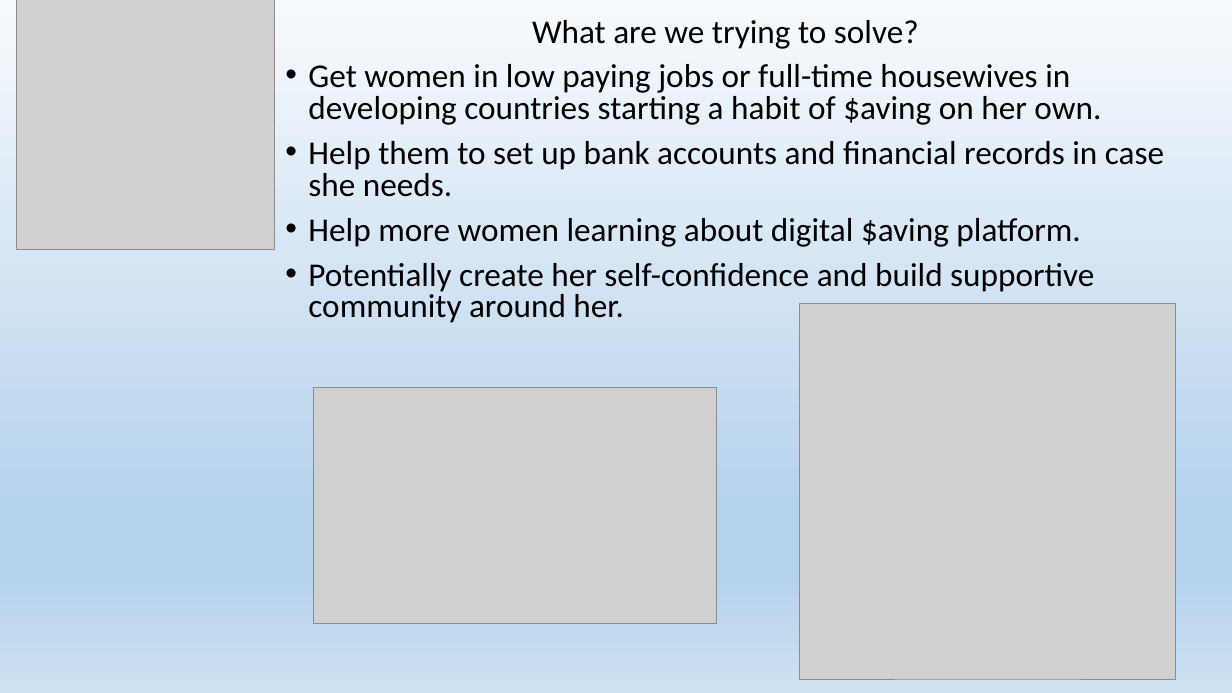
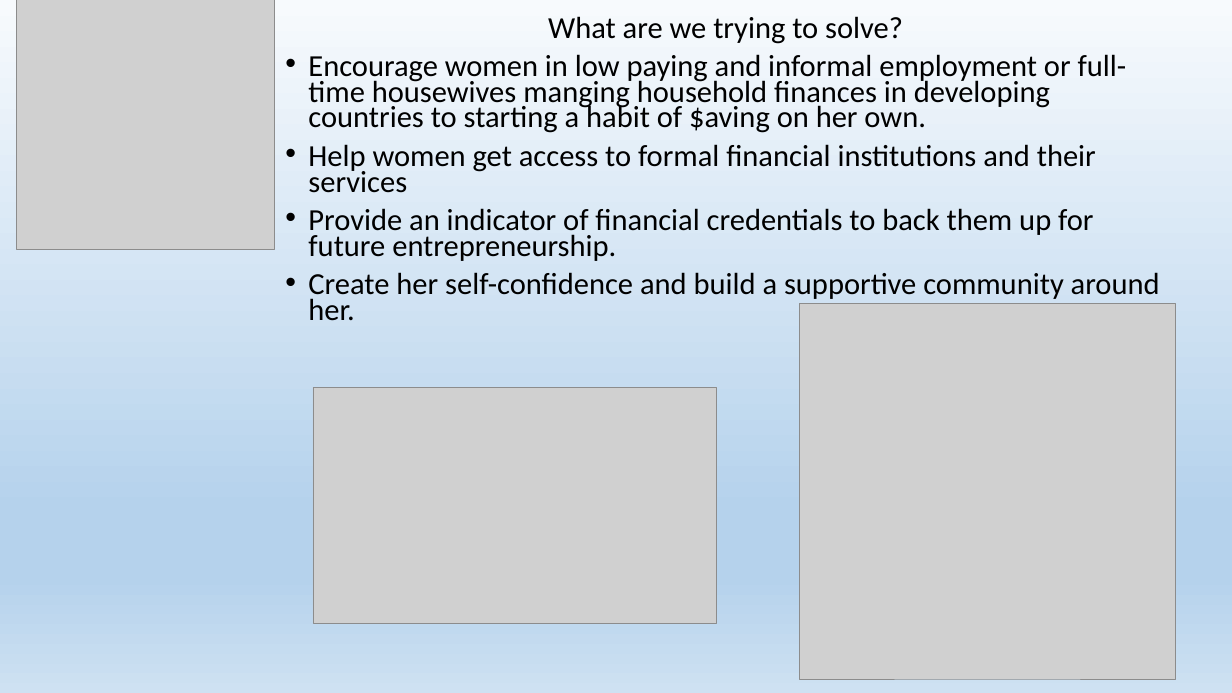
Before and after one commit to simplic8/unitedwehack, a slide deck: slide 3 of $ave$afe.pptx. Drawn at 1232x693 pixels with LibreOffice and Linux fonts; fonts in the diff are those of the drawing; grey boxes stand for pictures. Boxes give left, top, right and bottom in pixels: in the first picture for what was removed or moved away, otherwise in the second. Text is boxed around its words. In the diff, an @@ line names an element or a change of style, - is before the commit and + after.

```diff
--- a/$ave$afe.pptx
+++ b/$ave$afe.pptx
@@ text at [548,16,903,44]: size 25.9 to 23.8 pt in "What are we trying to solve?"; line spacing 0.8 to 0.7 @@
@@ text at [308,54,1160,321]: text changed; size 25.9 to 23.8 pt @@
-• Get women in low paying jobs or full-time housewives in developing countries starting a habit of $aving on her own.
-• Help them to set up bank accounts and financial records in case she needs.
-• Help more women learning about digital $aving platform.
-• Potentially create her self-confidence and build supportive community around her.
+• Encourage women in low paying and informal employment or full-time housewives manging household finances in developing countries to starting a habit of $aving on her own.
+• Help women get access to formal financial institutions and their services
+• Provide an indicator of financial credentials to back them up for future entrepreneurship.
+• Create her self-confidence and build a supportive community around her.
```
Also in this commit, not shown: 3 other slides changed, 2 slides added, 1 slide removed, 2 other files.
